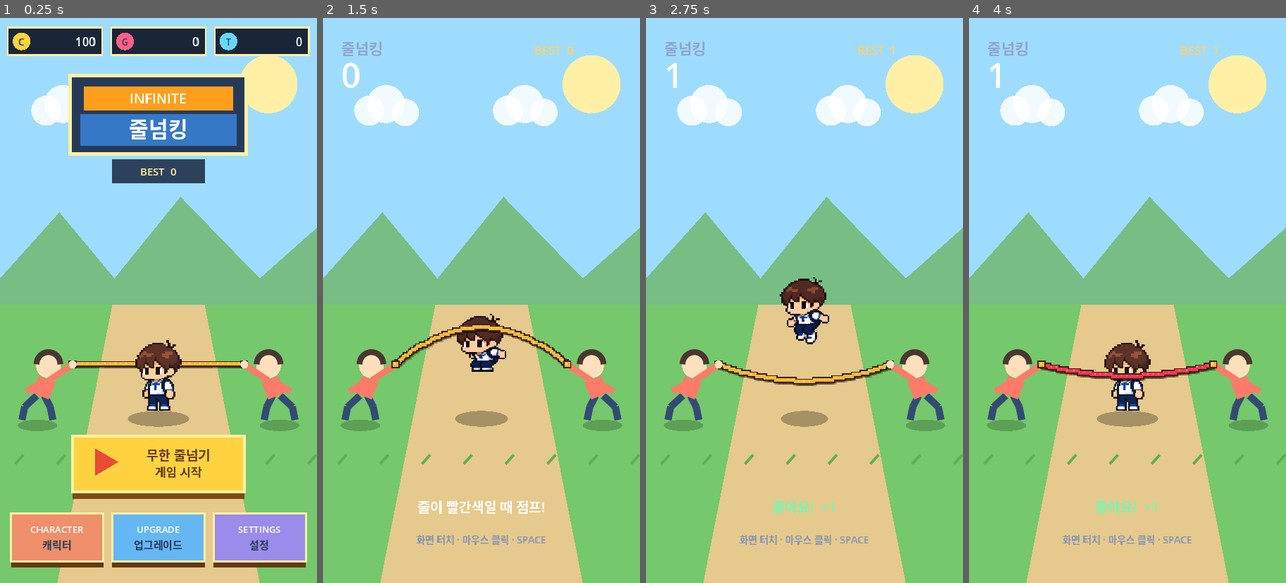
Above: before the commit, frames 1-4 (left to right).
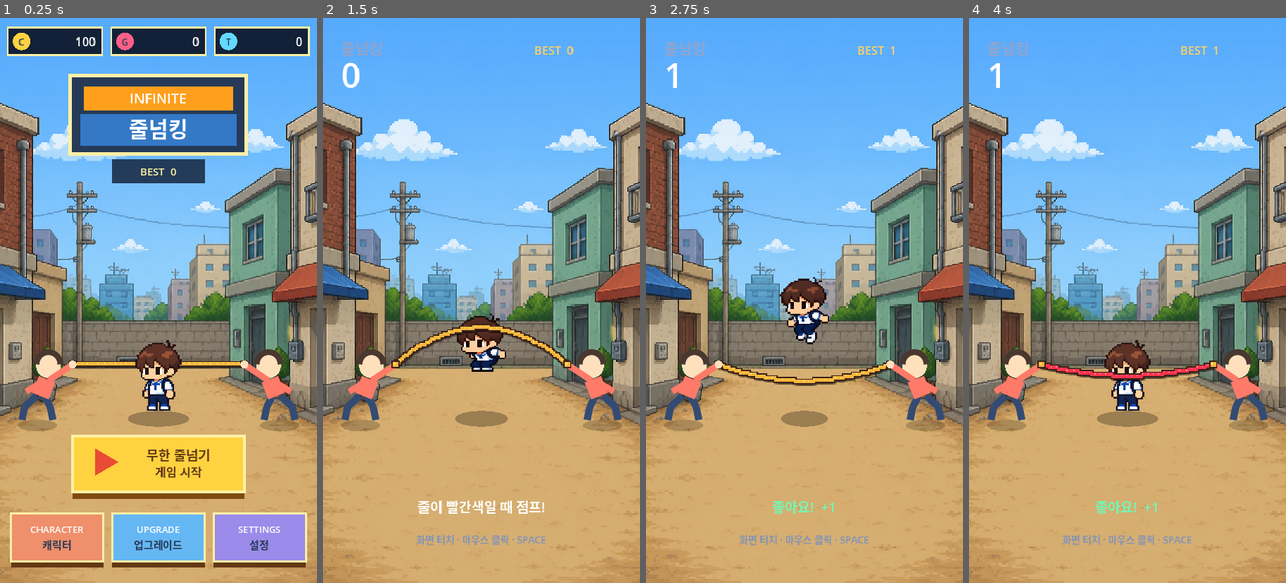
Above: after the commit, the same moments.

Repository: eunchan4490-star/Rope-King
Game: Godot game, scene res://main.tscn
Same seed, same stepped clock (60 frames per second), same inputs: the game is played once before the commit and once after it.
Inputs (mouse positions are in pixels of both pictures, inside the frame that each line leads up to):
- Up to frame 1 (0.25 s): no input
- Up to frame 2 (1.5 s): tap Enter at 0.5 s; move the mouse to (551, 272) at 0.52 s; click (551, 272) at 0.67 s; tap Space (jump) at 0.77 s; move the mouse to (418, 328) at 1.27 s; click (418, 328) at 1.42 s
- Up to frame 3 (2.75 s): tap Space (jump) at 1.52 s; move the mouse to (836, 176) at 2.02 s; click (836, 176) at 2.17 s
- Up to frame 4 (4 s): move the mouse to (1111, 413) at 2.77 s; click (1111, 413) at 2.92 s; tap Space (jump) at 3.02, 3.77 s; move the mouse to (1222, 385) at 3.52 s; click (1222, 385) at 3.67 s

The runs differ from the first frame. In frame 1, 66% of the frame differs, in the area x 0-100%, y 0-100%; in frame 2, 94%; in frame 3, 94%; in frame 4, 94%.

Commit message:
Replace game background with neighborhood scene

Diff:
--- a/scripts/main.gd
+++ b/scripts/main.gd
@@ -15,6 +15,7 @@
 const ROPE_PIXEL_CORE_SIZE := Vector2(8.0, 8.0)
 const HIT_REVEAL_SECONDS := 0.42
 const CHARACTER_ASSET_ROOT := "res://assets/characters"
+const DEFAULT_BACKGROUND_PATH := "res://assets/backgrounds/neighborhood.png"
 const DEFAULT_CHARACTER_ID := "default"
 const JUMP_FRAME_COUNT := 4
 const CHARACTERS_PER_PAGE := 3
@@ -39,6 +40,8 @@
 @export var player_jump_sprite: Texture2D
 @export var player_sprite_max_size := Vector2(160.0, 160.0)
 @export var player_sprite_ground_offset := Vector2.ZERO
+@export_group("Background")
+@export var background_texture: Texture2D
 @export_group("Game Balance")
 @export var balance: RopeGameBalance = DEFAULT_BALANCE
 
@@ -93,6 +96,8 @@
 	_load_saved_progress()
 	rope_speed = balance.base_rope_speed
 	_load_character_visuals(selected_character_id)
+	if background_texture == null and ResourceLoader.exists(DEFAULT_BACKGROUND_PATH):
+		background_texture = load(DEFAULT_BACKGROUND_PATH) as Texture2D
 	get_viewport().size_changed.connect(queue_redraw)
 	queue_redraw()
 
@@ -323,6 +328,11 @@
 
 
 func _draw_background() -> void:
+	if background_texture != null:
+		_draw_cover_texture(background_texture, Rect2(Vector2.ZERO, DESIGN_SIZE))
+		if flash_time > 0.0:
+			draw_rect(Rect2(Vector2.ZERO, DESIGN_SIZE), Color(1, 1, 1, flash_time * 0.32))
+		return
 	# Sky, distant clouds, and a simple park backdrop.
 	draw_rect(Rect2(Vector2.ZERO, DESIGN_SIZE), Color("9edcff"))
 	draw_circle(Vector2(610.0, 150.0), 66.0, Color("fff0a6"))
@@ -339,12 +349,32 @@
 
 
 func _draw_ground() -> void:
+	if background_texture != null:
+		return
 	draw_rect(Rect2(0, 650, 720, 630), Color("75c86b"))
 	draw_colored_polygon(PackedVector2Array([
 		Vector2(130, 1280), Vector2(255, 650), Vector2(465, 650), Vector2(590, 1280)
 	]), Color("e6c98c"))
 	for x in range(35, 720, 95):
 		draw_line(Vector2(x, 1010), Vector2(x + 18, 990), Color("5eae58"), 5.0, true)
+
+
+func _draw_cover_texture(texture: Texture2D, target: Rect2) -> void:
+	var source_size := texture.get_size()
+	if source_size.x <= 0.0 or source_size.y <= 0.0:
+		return
+	var target_aspect := target.size.x / target.size.y
+	var source_aspect := source_size.x / source_size.y
+	var source_rect := Rect2(Vector2.ZERO, source_size)
+	if source_aspect > target_aspect:
+		var cropped_width := source_size.y * target_aspect
+		source_rect.position.x = (source_size.x - cropped_width) * 0.5
+		source_rect.size.x = cropped_width
+	elif source_aspect < target_aspect:
+		var cropped_height := source_size.x / target_aspect
+		source_rect.position.y = (source_size.y - cropped_height) * 0.5
+		source_rect.size.y = cropped_height
+	draw_texture_rect_region(texture, target, source_rect)
 
 
 func _draw_rope() -> void:
Binary file added: assets/backgrounds/neighborhood.png
Not shown, added: assets/backgrounds/neighborhood.png.import
